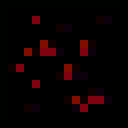
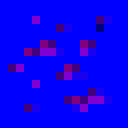
Layers edited between the first and the second 128×128 image:
"mid" (1st of 3): opacity 20% → 25%, painted on it over [8, 16, 104, 112]
painted on "low" (1st of 3) over [32, 16, 112, 112]
hid "border", painted on it over [0, 0, 128, 128]
hid "hi" (2nd of 3), opacity 5% → 1%, painted on it over [8, 16, 104, 112]
hid "mid" (2nd of 3), opacity 2% → 1%, painted on it over [16, 16, 104, 112]
hid "low" (2nd of 3), painted on it over [8, 16, 112, 120]
removed layer "e_base" over [0, 0, 128, 128]
"mid" (3rd of 3): opacity 20% → 25% over [16, 16, 104, 112]
painted on "r_base" over [0, 0, 128, 128]
renamed "m_base" to "Layer 1", hid it, moved it below ":: END R ::", painted on it over [0, 0, 128, 128]
